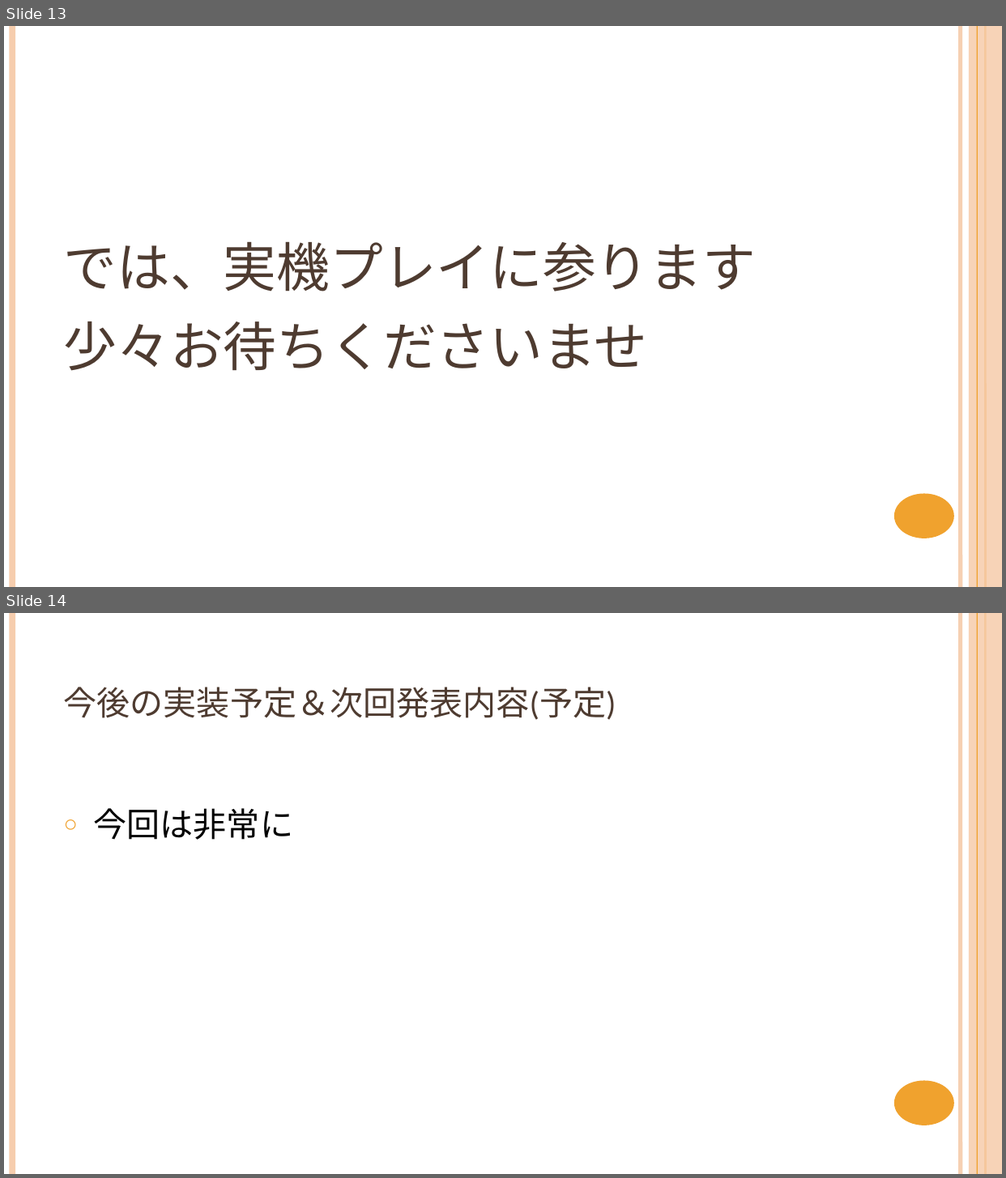
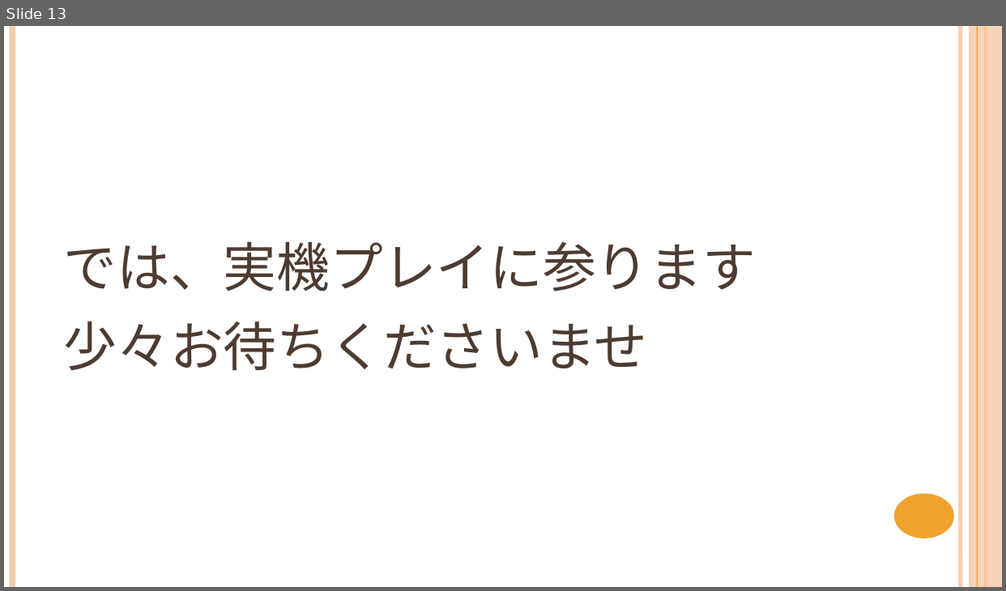
Before and after one commit to NyamLand/VSRPG, a slide deck: 仕様/プレゼンテーション/第三回発表.pptx. Shown one above the other, each under a label of ours: slides 13 and 14 before the commit, slide 13 after it. The pictures are 1006x1178 and 1006x591 pixels, drawn with LibreOffice and Linux fonts; fonts in the diff are those of the drawing. Boxes give left, top, right and bottom in pixels: in the first picture for what was removed or moved away, otherwise in the second. Text is boxed around its words. In the diff, an @@ line names an element or a change of style, - is before the commit and + after.

```diff
--- a/仕様/プレゼンテーション/第三回発表.pptx
+++ b/仕様/プレゼンテーション/第三回発表.pptx
@@ slide 14 removed at <box>4,613,1002,1174</box>, background #FFFFFF; not listed: 6 template elements that a slide beside it also shows @@
@@ title removed at <box>64,687,616,720</box> @@
-今後の実装予定＆次回発表内容(予定)
@@ text removed at <box>94,808,293,840</box> @@
-○ 今回は非常に
```
Also in this commit, not shown: 1 slide changed, 1 slide added, 1 other file.
